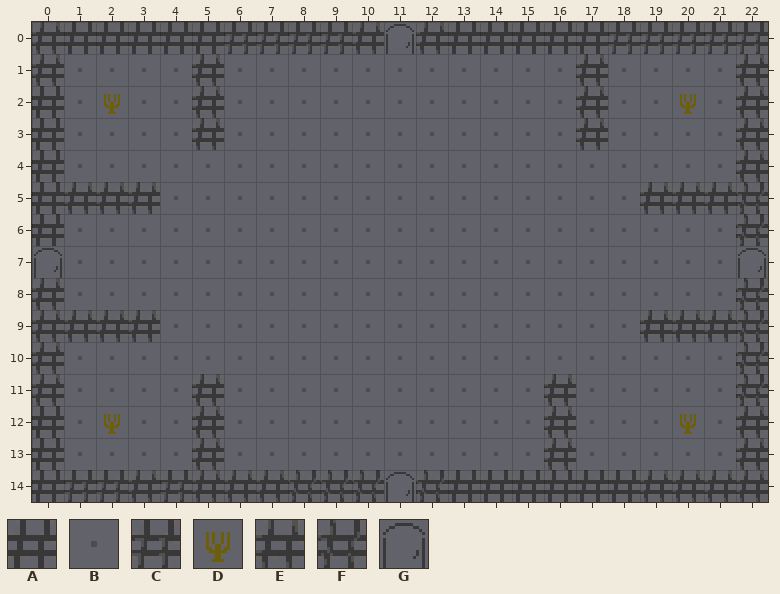
Two states of a Tiled map, assets/rooms/hab1.tmx. Above is the file before it was changed.
Cells are 16x16 px. Shown: x 0..22, y 0..14.
Key: from "tileset": A 0, B 1, C 2, D 8, E 9, F 16, G 17.
_ is an empty cell.
Layer "Capa de patrones 1" before, first column x 0:
 0 EAAAAACCCCEGEAAAAACCCCC
 1 EBBBBEBBBBBBBBBBBEBBBBE
 2 ABDBBEBBBBBBBBBBBEBBDBE
 3 ABBBBEBBBBBBBBBBBEBBBBE
 4 ABBBBBBBBBBBBBBBBBBBBBE
 5 AEEEBBBBBBBBBBBBBBBEEEF
 6 ABBBBBBBBBBBBBBBBBBBBBF
 7 GBBBBBBBBBBBBBBBBBBBBBG
 8 EBBBBBBBBBBBBBBBBBBBBBF
 9 EEEEBBBBBBBBBBBBBBBEEEF
10 EBBBBBBBBBBBBBBBBBBBBBF
11 EBBBBEBBBBBBBBBBEBBBBBF
12 ABDBBEBBBBBBBBBBEBBBDBE
13 ABBBBEBBBBBBBBBBEBBBBBE
14 ACCECEEEFFFGFAAAAAAEEEE
The same view after the edit:
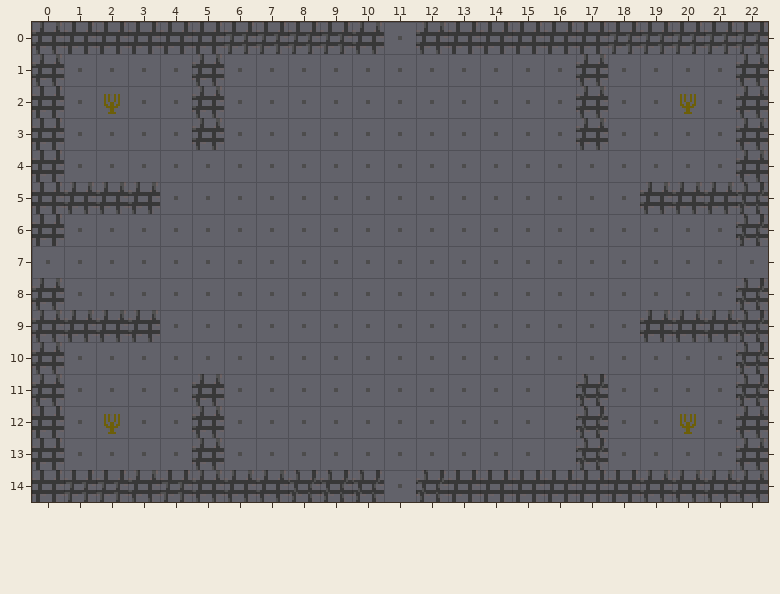
From old to new:
Changed rows in their new state; . is an unchanged cell.
Layer "Capa de patrones 1":
first column x 11:
 0 B
first column x 0:
 7 B.....................B
first column x 11:
11 ....._F
12 ....._F
13 ....._F
14 B......
Where, in picture pixels (left, top, right, bottom), the same in both pictures:
changed: (386, 24, 414, 54)
changed: (34, 248, 62, 278)
changed: (738, 248, 766, 278)
changed: (544, 374, 608, 470)
changed: (386, 472, 414, 502)
